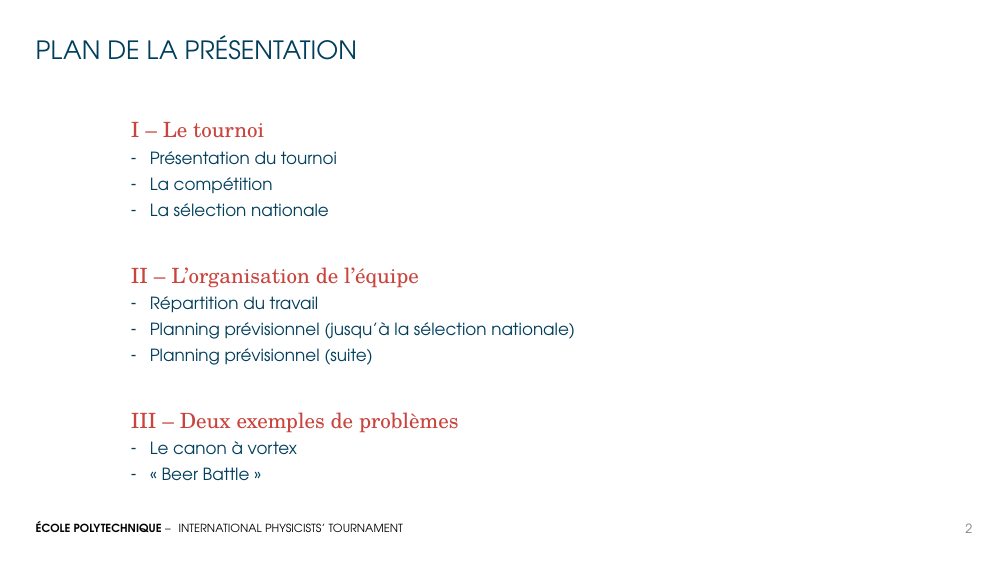
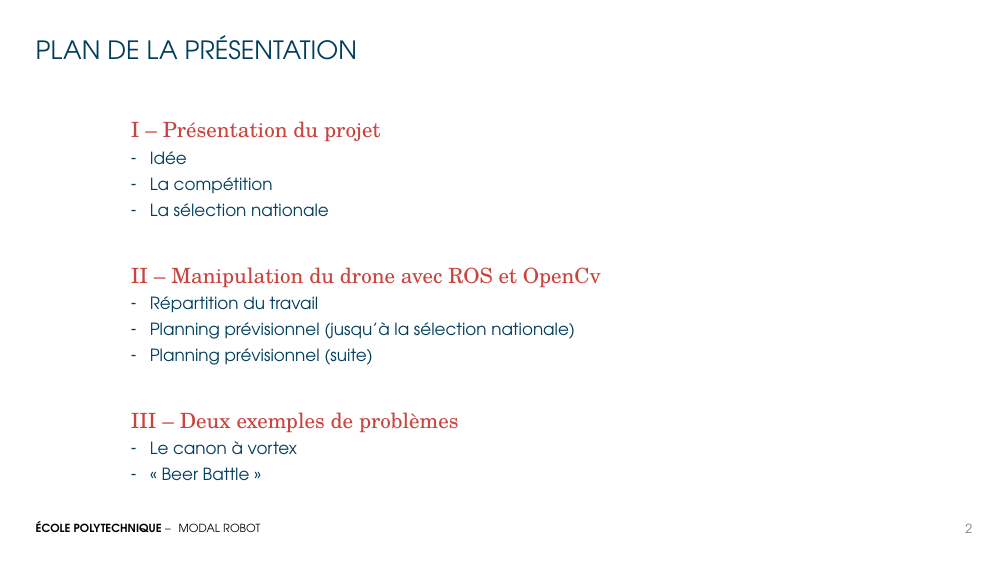
Before and after one commit to NTag/ModalRobots, a slide deck: slide 2 of Soutenance/Soutenance-modal.pptx. Drawn at 1008x567 pixels with LibreOffice and Linux fonts; fonts in the diff are those of the drawing; background and template pictures are left out. Boxes give left, top, right and bottom in pixels: in the first picture for what was removed or moved away, otherwise in the second. Text is boxed around its words. In the diff, an @@ line names an element or a change of style, - is before the commit and + after.

```diff
--- a/Soutenance/Soutenance-modal.pptx
+++ b/Soutenance/Soutenance-modal.pptx
@@ text at <box>131,121,380,165</box>: text changed; size 12 to 15 pt; font TeX Gyre Adventor to TeX Gyre Schola; text colour #003E5C to #C9443E @@
-I – Le tournoi
-  – Présentation du tournoi
+I – Présentation du projet
+  – Idée
@@ text at <box>131,267,601,288</box>: text changed @@
-II – L’organisation de l’équipe
+II – Manipulation du drone avec ROS et OpenCv
@@ text at <box>179,523,260,532</box>: text changed @@
-INTERNATIONAL PHYSICISTS’ TOURNAMENT
+MODAL ROBOT
```
Also in this commit, not shown: 1 slide added, 1 slide removed, 6 other files.
